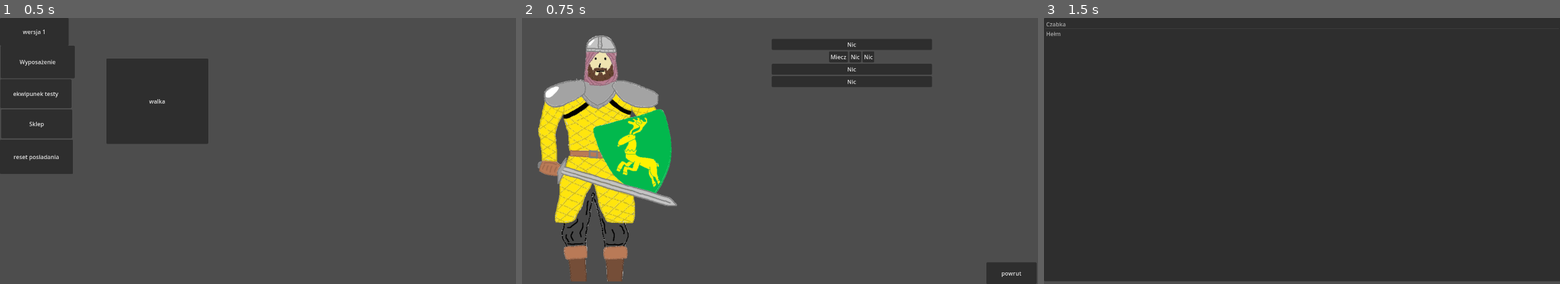
Above: before the commit, frames 1-3 (left to right).
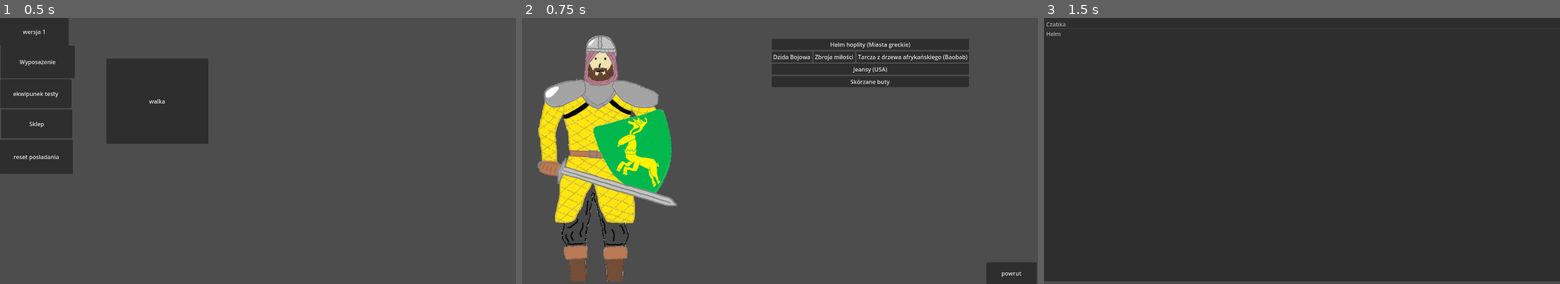
Above: after the commit, the same moments.

Repository: Okularnik2001PL/Ksssssssss
Game: Godot game, scene res://główne_menu.tscn
Same seed, same stepped clock (60 frames per second), same inputs: the game is played once before the commit and once after it.
Inputs:
- Up to frame 1 (0.5 s): no input
- Up to frame 2 (0.75 s): click "Wyposażenie" at 0.5 s
- Up to frame 3 (1.5 s): click "Nic" (after the commit: "Hełm hoplity (Miasta greckie)") at 1.25 s

Frame 1 is identical in both runs. In frame 2, 2.4% of the frame differs, in the area x 48-87%, y 7-26%; in frame 3, nothing differs.

Commit message:
z tego scryptu jestem dumny tak powinny wyglądać wszstkie

Diff:
--- a/Nowe/scrypty/wyposażenie.gd
+++ b/Nowe/scrypty/wyposażenie.gd
@@ -2,9 +2,16 @@
 var file_path = "res://zapis/EQ_gracz/bron_EQ_gracz.csv"
 var file_path2= "res://tabelki/bron_statystki.csv"
 func _ready() -> void:
+	wczytaj("res://tabelki/bron_statystki.csv","res://zapis/EQ_gracz/bron_EQ_gracz.csv",$"VBoxContainer/HBoxContainer/Ręka1")
+	wczytaj("res://tabelki/buty_statystyki.csv","res://zapis/EQ_gracz/buty_EQ_moje.csv",$VBoxContainer/Stopy)
+	wczytaj("res://tabelki/helmy_statystyki.csv","res://zapis/EQ_gracz/helmy_EQ_gracz.csv",$"VBoxContainer/Głowa")
+	wczytaj("res://tabelki/spodnie_statystki.csv","res://zapis/EQ_gracz/spodnie_EQ_gracz.csv",$VBoxContainer/Nogi)
+	wczytaj("res://tabelki/tarcze_statystki.csv","res://zapis/EQ_gracz/tarcze_EQ_gracz.csv",$"VBoxContainer/HBoxContainer/Ręka2")
+	wczytaj("res://tabelki/zbroje_statystyki.csv","res://zapis/EQ_gracz/zbroje_EQ_gracz.csv",$VBoxContainer/HBoxContainer/Tors)
+func wczytaj(dane,magazyn,do):
 	# Otwieranie pliku w trybie zapisu z dodawaniem danych (READ_WRITE)
-	var file = FileAccess.open(file_path, FileAccess.READ_WRITE)
-	var file2 = FileAccess.open(file_path2, FileAccess.READ)
+	var file = FileAccess.open(magazyn, FileAccess.READ_WRITE)
+	var file2 = FileAccess.open(dane, FileAccess.READ)
 	if file && file2:
 		# Odczytanie zawartości pliku
 		var content = file.get_buffer(file.get_length()).get_string_from_utf8()
@@ -20,10 +27,8 @@
 					if columns[0]!="EQ"&&columns.size() > 1:
 						if columns2[0]!="ID":
 							if columns2[0]==columns[1]:
-								$"VBoxContainer/HBoxContainer/Ręka1".text=columns2[1]
+								do.text=columns2[1]
 								print(columns)
-
-
 func _on_głowa_pressed() -> void:
 	get_tree().change_scene_to_file("res://Nowe/Sceny/hełmy.tscn")
 
--- a/zapis/EQ_gracz/bron_EQ_gracz.csv
+++ b/zapis/EQ_gracz/bron_EQ_gracz.csv
@@ -1,2 +1,2 @@
 ID;ID_bronie_moje
-1;1
+1;3
Binary file changed: zapis/EQ_gracz/bron_EQ_gracz.ID.translation
